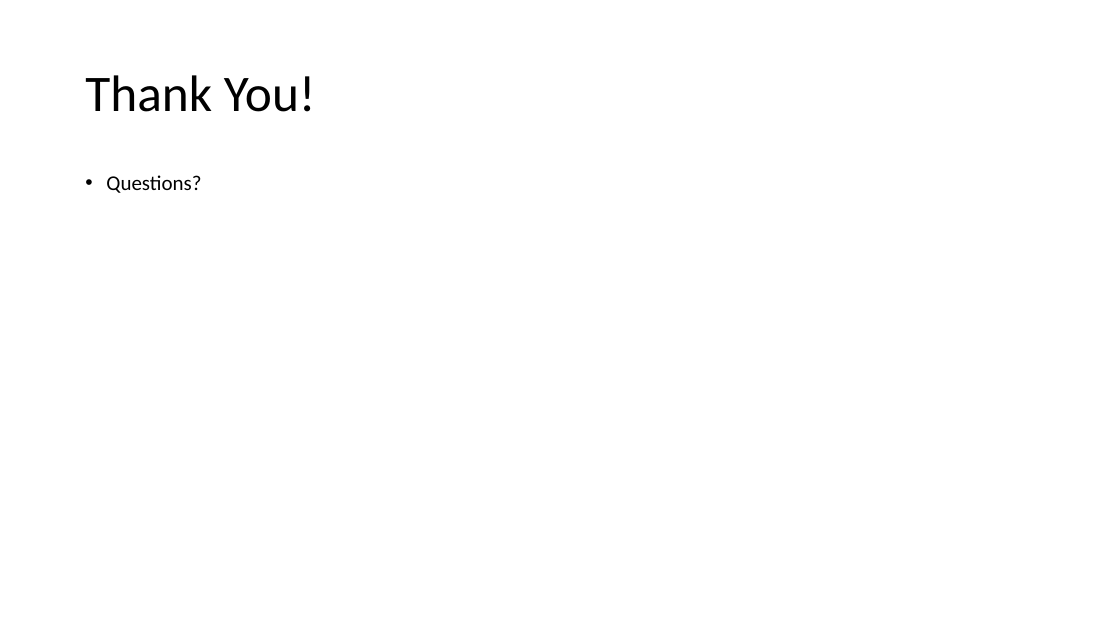
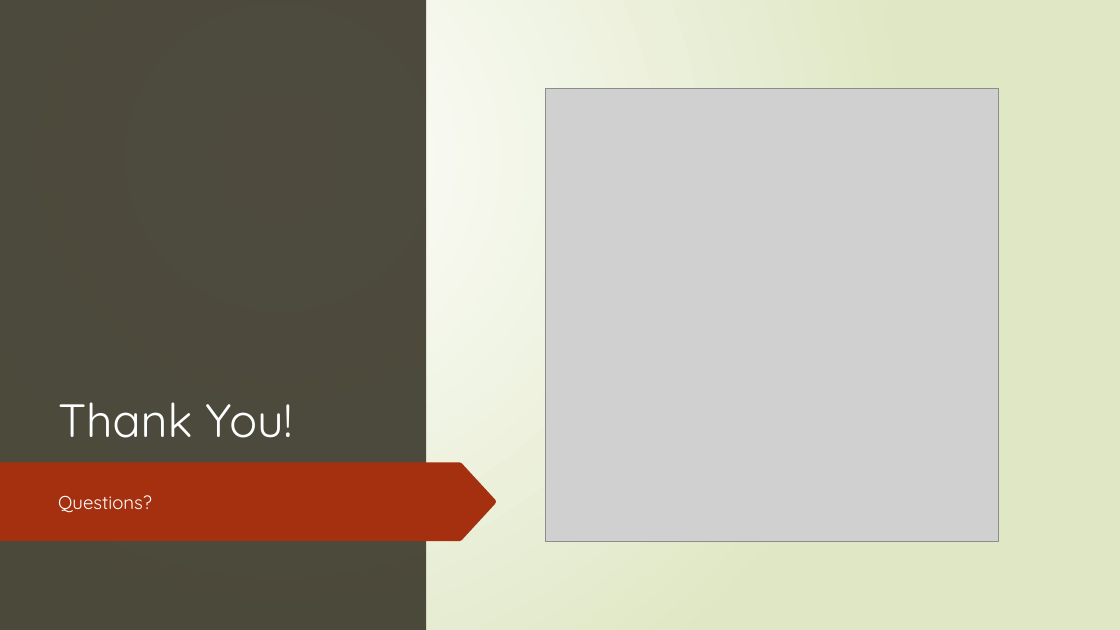
Before and after one commit to nscodechris/final_exam_aw_academy, a slide deck: slide 10 of Presentation1.pptx (slide 9 before the commit). Drawn at 1120x630 pixels with LibreOffice and Linux fonts; fonts in the diff are those of the drawing; grey boxes stand for pictures. Boxes give left, top, right and bottom in pixels: in the first picture for what was removed or moved away, otherwise in the second. Text is boxed around its words. In the diff, an @@ line names an element or a change of style, - is before the commit and + after.

```diff
--- a/Presentation1.pptx
+++ b/Presentation1.pptx
@@ background #FFFFFF to gradient #FFFFFF to #DFE8C4 @@
@@ rectangle added at (x1=0, y1=0, x2=17, y2=630), fill #766F54 @@
@@ rectangle added at (x1=0, y1=0, x2=1120, y2=630), fill gradient #FFFFFF to #DFE8C4 @@
@@ rectangle added at (x1=0, y1=0, x2=426, y2=630), fill #3B382A at 90% opacity @@
@@ freeform shape added at (x1=0, y1=66, x2=146, y2=112), fill #A53010 @@
@@ title "Thank You!" moved from (x1=85, y1=75, x2=316, y2=112) to (x1=58, y1=402, x2=292, y2=438) @@
@@ title "Thank You!" at (x1=58, y1=402, x2=292, y2=438): size 44 to 40 pt, font Calibri to Quicksand, text colour #000000 to #FEFFFF; line spacing 0.9 to 1; vertical alignment middle to bottom @@
@@ picture added at (x1=546, y1=89, x2=999, y2=542) @@
@@ freeform shape added at (x1=0, y1=397, x2=160, y2=469), fill #A53010 @@
@@ freeform shape added at (x1=0, y1=462, x2=497, y2=541), fill #A53010 @@
@@ text "Questions?" moved from (x1=106, y1=175, x2=201, y2=193) to (x1=58, y1=495, x2=152, y2=513) @@
@@ text "Questions?" at (x1=58, y1=495, x2=152, y2=513): size 18 to 16 pt, font Calibri to Quicksand, text colour #000000 to #FEFFFF; bullet • to none; line spacing 0.9 to 1; vertical alignment top to middle @@
@@ group added at (x1=0, y1=129, x2=262, y2=630): 10 freeform shapes @@
@@ group added at (x1=0, y1=129, x2=262, y2=630): 10 freeform shapes @@
@@ group added at (x1=3, y1=0, x2=218, y2=630): 12 freeform shapes @@
```
Also in this commit, not shown: 8 other slides changed, 1 slide added.
